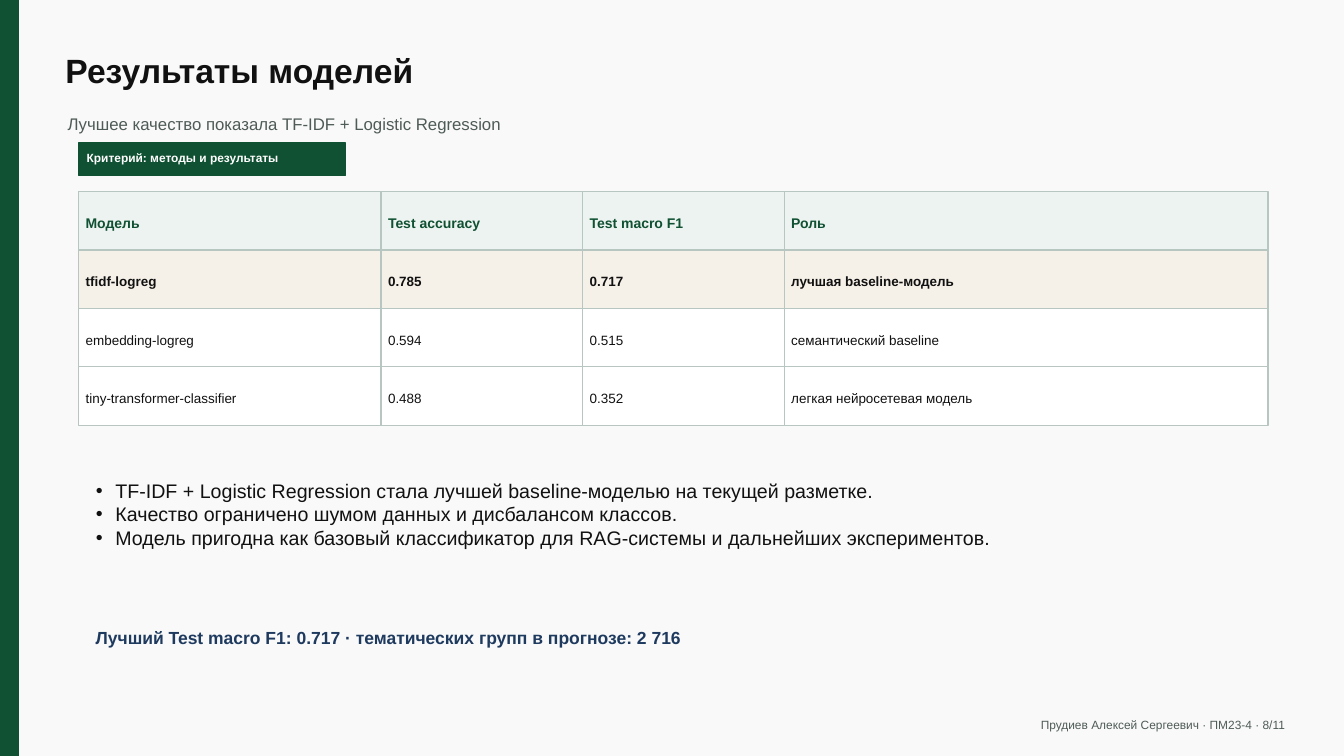
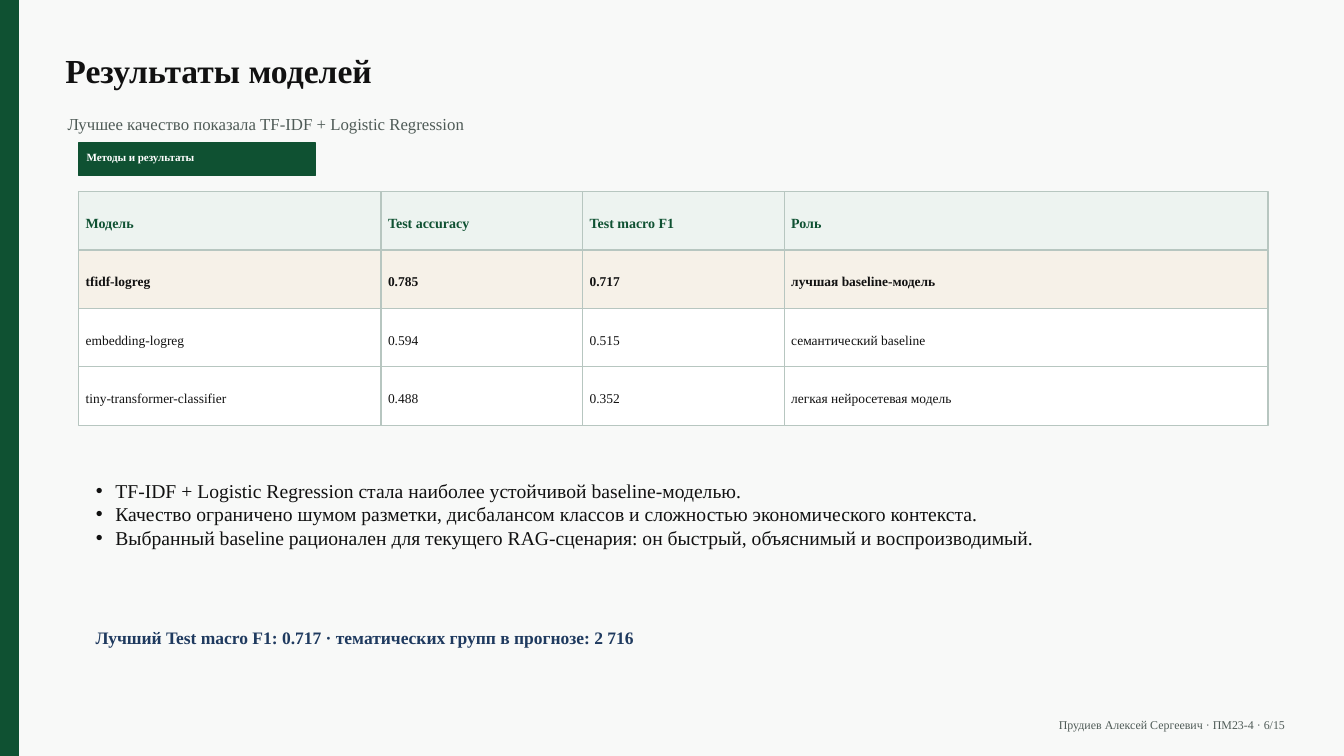
Before and after one commit to alexeydev22/news-analysis, a slide deck: slide 6 of docs/final/coursework-defense-presentation.pptx (slide 8 before the commit). Drawn at 1344x756 pixels with LibreOffice and Linux fonts; fonts in the diff are those of the drawing. Boxes give left, top, right and bottom in pixels: in the first picture for what was removed or moved away, otherwise in the second. Text is boxed around its words. In the diff, an @@ line names an element or a change of style, - is before the commit and + after.

```diff
--- a/docs/final/coursework-defense-presentation.pptx
+++ b/docs/final/coursework-defense-presentation.pptx
@@ rectangle: place and size @@
-rectangle at <box>79,143,346,175</box>
+rectangle at <box>79,143,316,175</box>
@@ text at <box>87,153,194,164</box>: text changed; size 8.5 to 7.9 pt; font Arial to Times New Roman @@
-Критерий: методы и результаты
+Методы и результаты
@@ text at <box>115,484,1032,550</box>: text changed; font Arial to Times New Roman @@
-• TF-IDF + Logistic Regression стала лучшей baseline-моделью на текущей разметке.
-• Качество ограничено шумом данных и дисбалансом классов.
-• Модель пригодна как базовый классификатор для RAG-системы и дальнейших экспериментов.
+• TF-IDF + Logistic Regression стала наиболее устойчивой baseline-моделью.
+• Качество ограничено шумом разметки, дисбалансом классов и сложностью экономического контекста.
+• Выбранный baseline рационален для текущего RAG-сценария: он быстрый, объяснимый и воспроизводимый.
@@ font Arial to Times New Roman in 19 elements at <box>65,60,372,90</box>, <box>68,119,464,134</box>, <box>86,219,134,231</box>, <box>388,219,469,231</box>, <box>590,219,675,228</box>, <box>791,219,821,228</box>, <box>86,276,151,289</box>, <box>388,277,418,286</box>, <box>590,277,620,286</box>, <box>791,276,936,289</box>, <box>86,335,185,348</box>, <box>388,336,418,345</box>, <box>590,336,620,345</box>, <box>791,335,925,345</box>, <box>86,393,227,406</box>, <box>388,394,418,403</box>, <box>590,394,620,403</box>, <box>791,393,952,406</box>, <box>96,632,633,647</box> @@
@@ text at <box>1059,721,1285,732</box>: text changed; font Arial to Times New Roman @@
-Прудиев Алексей Сергеевич · ПМ23-4 · 8/11
+Прудиев Алексей Сергеевич · ПМ23-4 · 6/15
```
Also in this commit, not shown: 7 other slides changed, 7 slides added, 3 slides removed, 40 other files.
